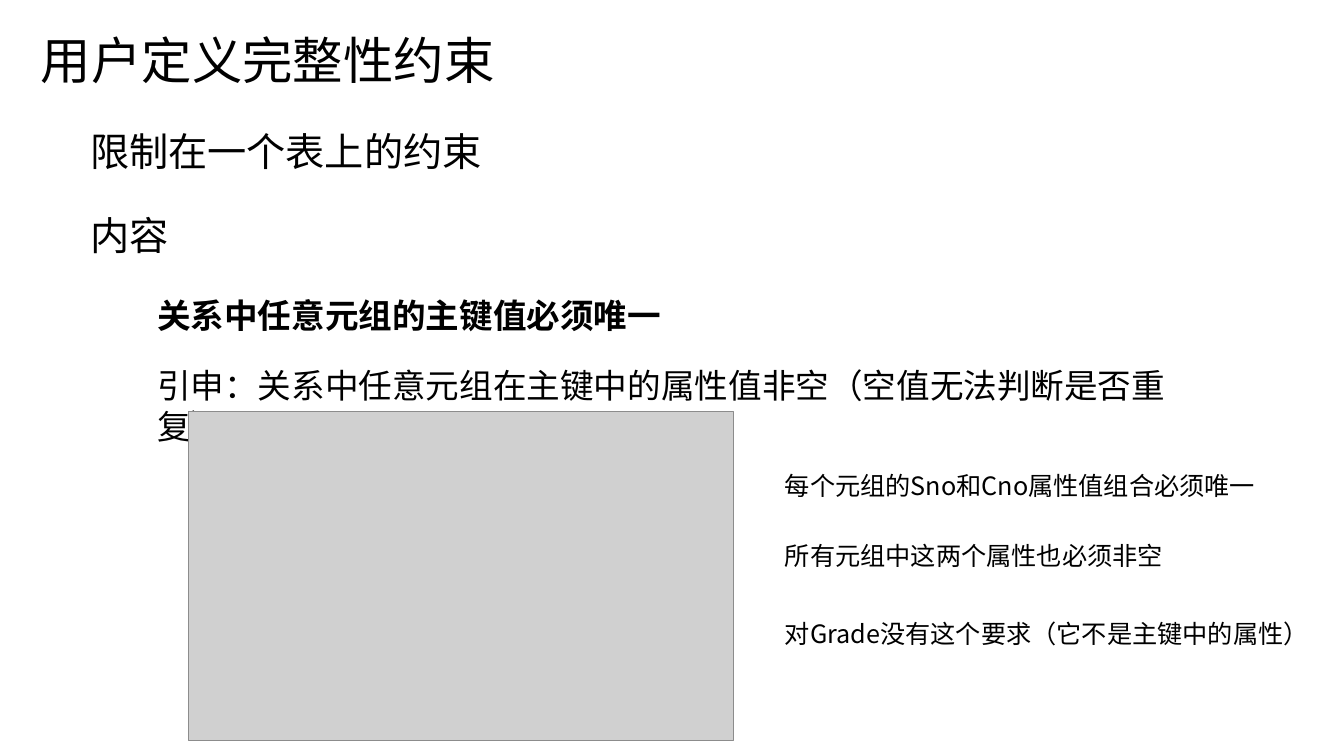
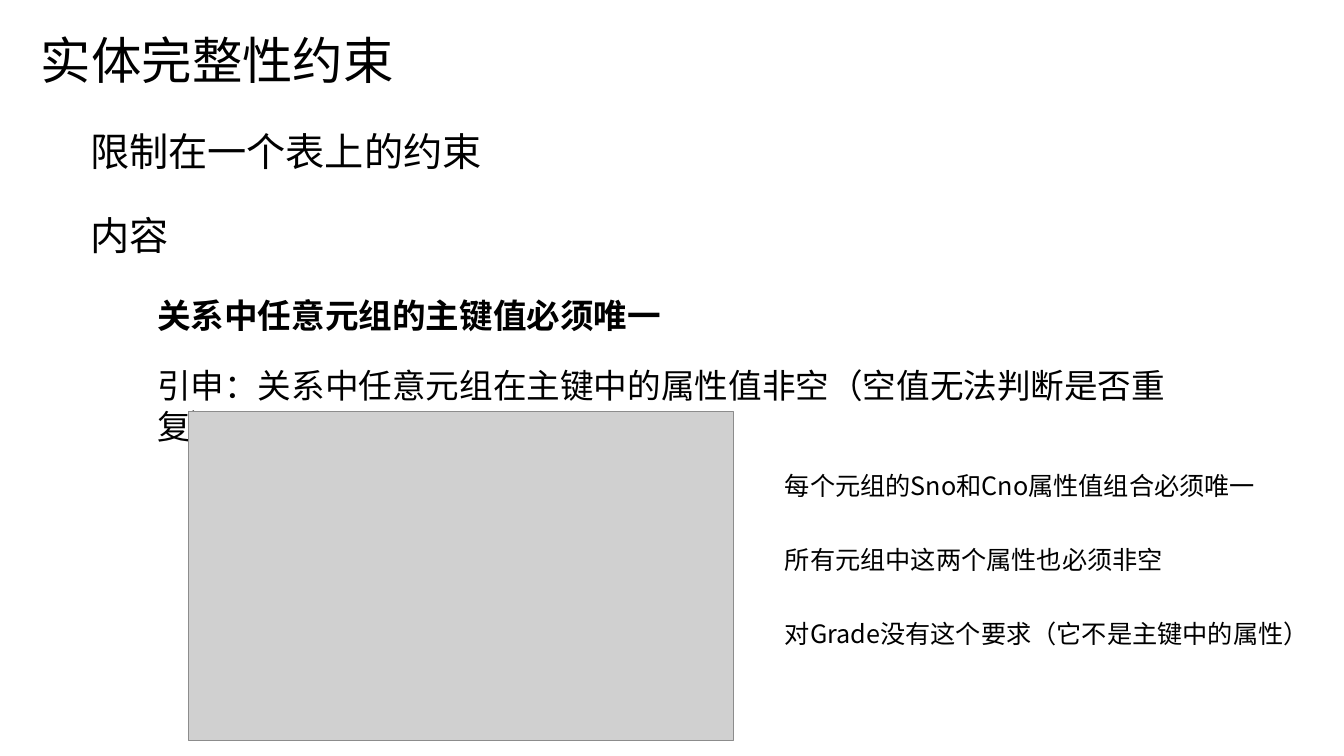
Before and after one commit to y-tanx/HIT-Database-Systems-Course, a slide deck: slide 13 of 第2章 关系数据库/第2章关系数据库.pptx. Drawn at 1344x756 pixels with LibreOffice and Linux fonts; fonts in the diff are those of the drawing; grey boxes stand for pictures. Boxes give left, top, right and bottom in pixels: in the first picture for what was removed or moved away, otherwise in the second. Text is boxed around its words. In the diff, an @@ line names an element or a change of style, - is before the commit and + after.

```diff
--- a/第2章 关系数据库/第2章关系数据库.pptx
+++ b/第2章 关系数据库/第2章关系数据库.pptx
@@ text at (41,36,394,83): text changed @@
-用户定义完整性约束
+实体完整性约束
@@ text "所有元组中这两个属性也必须非空": place and size @@
-text "所有元组中这两个属性也必须非空" at (785,543,1163,567)
+text "所有元组中这两个属性也必须非空" at (785,547,1163,571)
```
Also in this commit, not shown: 12 other slides changed.
